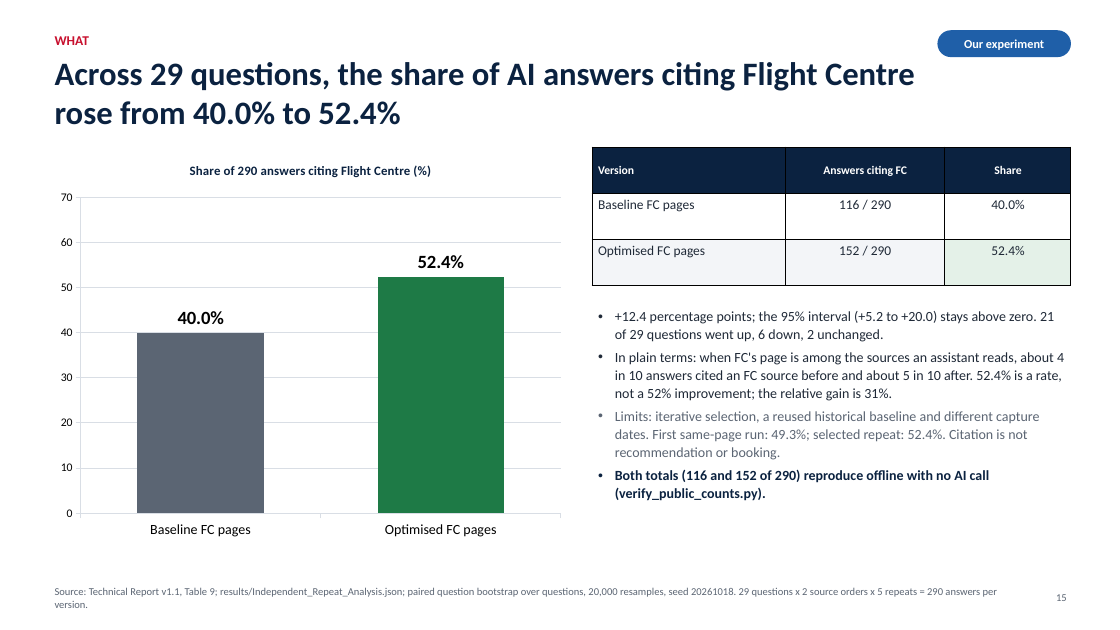
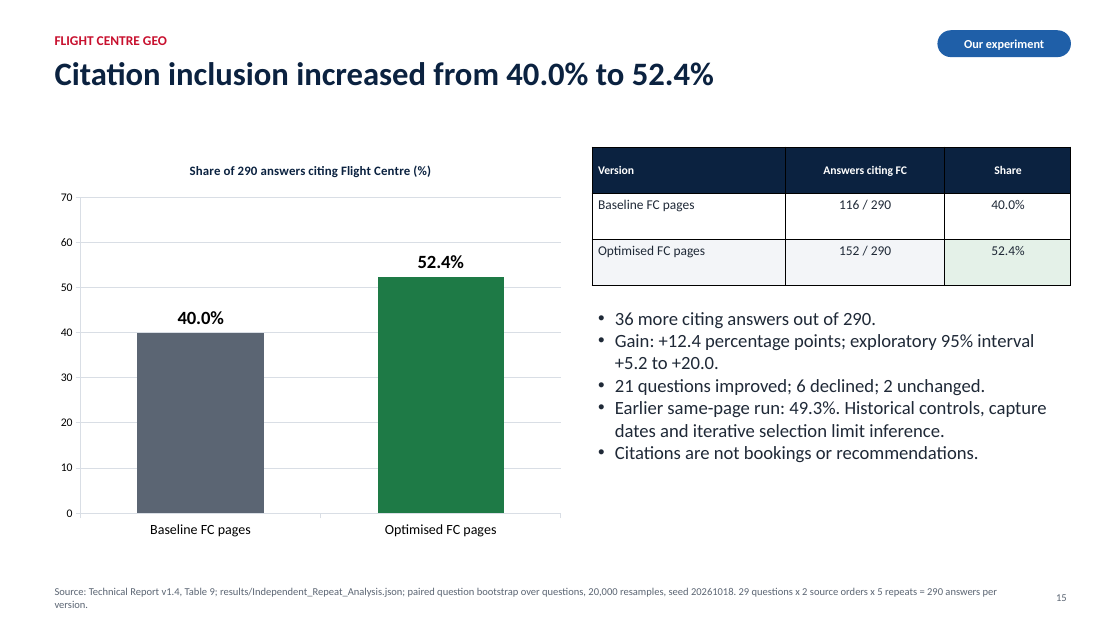
Before and after one commit to muhammadmubbashar/GEO--Generative-Engine-Optimisation, a slide deck: slide 15 of presentation/FC_GEO_Leadership_Final.pptx. Drawn at 1120x630 pixels with LibreOffice and Linux fonts; fonts in the diff are those of the drawing. Boxes give left, top, right and bottom in pixels: in the first picture for what was removed or moved away, otherwise in the second. Text is boxed around its words. In the diff, an @@ line names an element or a change of style, - is before the commit and + after.

```diff
--- a/presentation/FC_GEO_Leadership_Final.pptx
+++ b/presentation/FC_GEO_Leadership_Final.pptx
@@ text at bbox=[55, 36, 167, 45]: text changed @@
-WHAT
+FLIGHT CENTRE GEO
@@ text at bbox=[55, 62, 714, 86]: text changed @@
-Across 29 questions, the share of AI answers citing Flight Centre rose from 40.0% to 52.4%
+Citation inclusion increased from 40.0% to 52.4%
@@ text at bbox=[615, 312, 1047, 462]: text changed; size 12 to 16 pt @@
-• +12.4 percentage points; the 95% interval (+5.2 to +20.0) stays above zero. 21 of 29 questions went up, 6 down, 2 unchanged.
-• In plain terms: when FC's page is among the sources an assistant reads, about 4 in 10 answers cited an FC source before and about 5 in 10 after. 52.4% is a rate, not a 52% improvement; the relative gain is 31%.
-• Limits: iterative selection, a reused historical baseline and different capture dates. First same-page run: 49.3%; selected repeat: 52.4%. Citation is not recommendation or booking.
-• Both totals (116 and 152 of 290) reproduce offline with no AI call (verify_public_counts.py).
+• 36 more citing answers out of 290.
+• Gain: +12.4 percentage points; exploratory 95% interval +5.2 to +20.0.
+• 21 questions improved; 6 declined; 2 unchanged.
+• Earlier same-page run: 49.3%. Historical controls, capture dates and iterative selection limit inference.
+• Citations are not bookings or recommendations.
@@ text at bbox=[55, 587, 997, 608]: text changed @@
-Source: Technical Report v1.1, Table 9; results/Independent_Repeat_Analysis.json; paired question bootstrap over questions, 20,000 resamples, seed 20261018. 29 questions x 2 source orders x 5 repeats = 290 answers per version.
+Source: Technical Report v1.4, Table 9; results/Independent_Repeat_Analysis.json; paired question bootstrap over questions, 20,000 resamples, seed 20261018. 29 questions x 2 source orders x 5 repeats = 290 answers per version.
```
Also in this commit, not shown: 30 other slides changed, 4 slides added, 6 other files.
